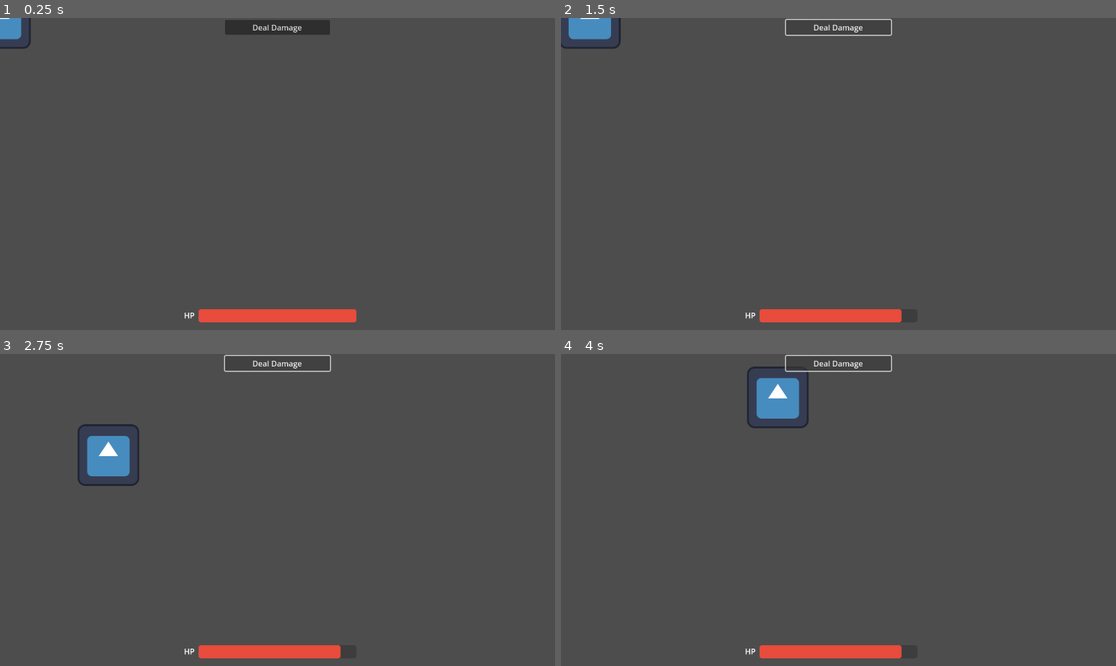
Above: before the commit, frames 1-4 (two rows, left to right).
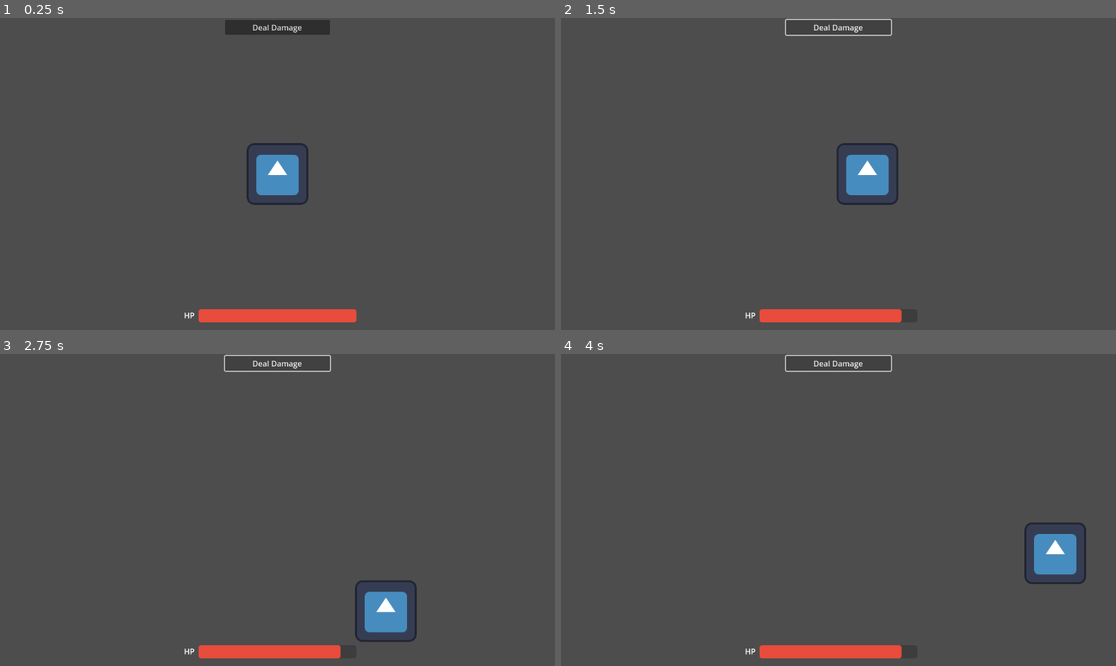
Above: after the commit, the same moments.

Repository: david8zhang/magical-researcher
Game: Godot game, scene res://scenes/Main.tscn
The game is run twice, just before and just after one commit, with the same random seed, the same clock (stepped at 60 frames per second) and the same inputs. The engine's default icon, where the game draws it, is replaced by a stand-in: a white triangle on a blue panel in a dark square.
Inputs:
- Up to frame 1 (0.25 s): no input
- Up to frame 2 (1.5 s): click "Deal Damage" at 0.5 s; tap Enter at 1.25 s; hold Right (move_right) from 1.28 s (still down)
- Up to frame 3 (2.75 s): release Right (move_right) at 2.03 s; hold Down (move_down) from 2.03 s (still down)
- Up to frame 4 (4 s): release Down (move_down) at 2.78 s; hold Right (move_right) 2.78-3.53 s; hold Up (move_up) from 3.53 s (still down)

The runs differ from the first frame. In frame 1, 1.6% of the frame differs, in the area x 0-56%, y 0-60%; in frame 2, 1.9%; in frame 3, 2.5%, in the area x 14-76%, y 22-93%; in frame 4, 2.5%.

Commit message:
spawn player in center of the screen

Diff:
--- a/scripts/Game.gd
+++ b/scripts/Game.gd
@@ -1,7 +1,8 @@
 class_name Game
 extends Node2D
 
-@onready var player = $Player
+@onready var player = $Player as Player
 
 func _ready():
-	pass
+	var viewport_rect = get_viewport_rect()
+	player.global_position = viewport_rect.get_center()
